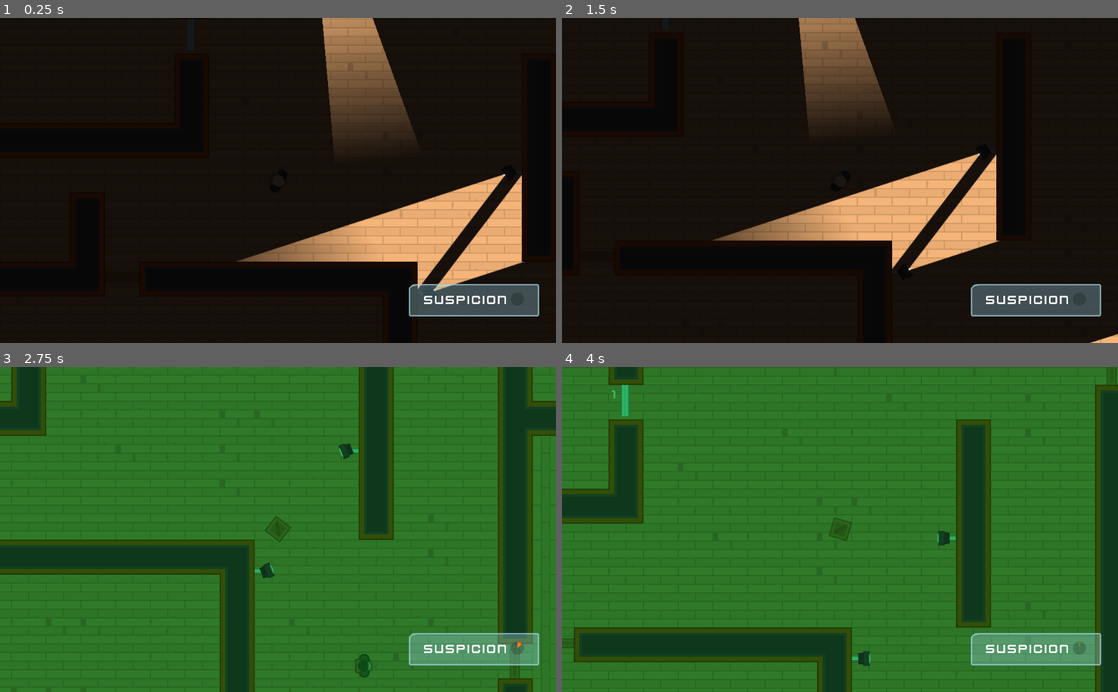
Above: before the commit, frames 1-4 (two rows, left to right).
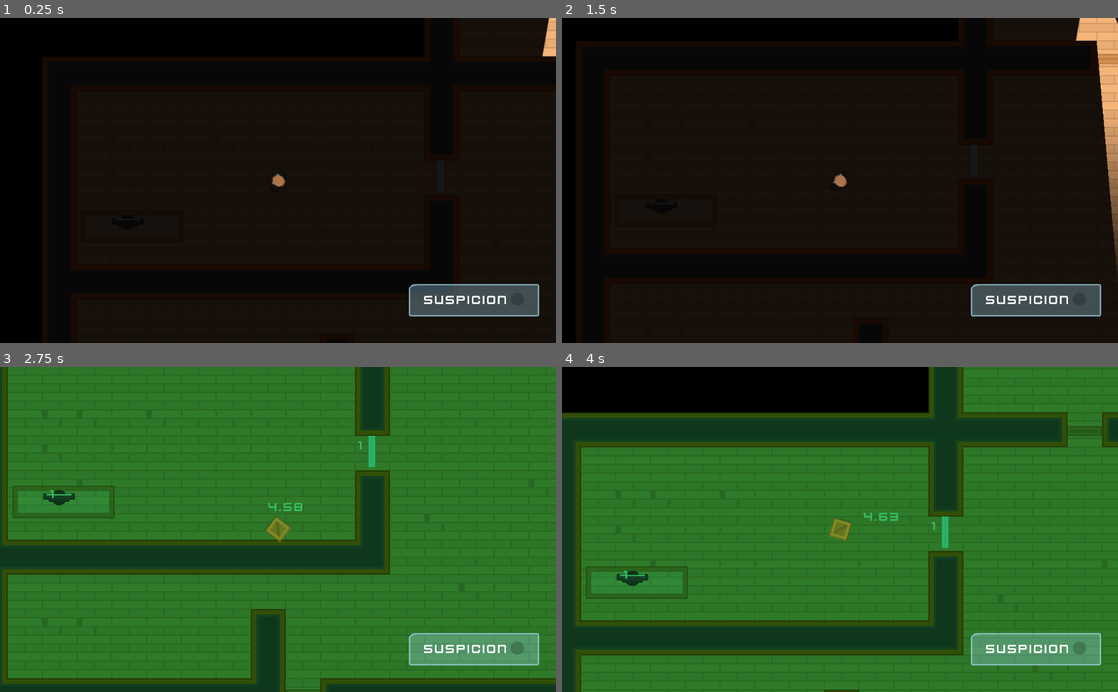
Above: after the commit, the same moments.

Repository: adam-spice/espionage_inc
Game: Godot game, scene res://Levels/Level1.tscn
Two runs of this game, one before a commit and one after it. Both use one fixed random seed, a clock stepped at 60 frames per second and the inputs below.
Inputs (mouse positions are in pixels of both pictures, inside the frame that each line leads up to):
- Up to frame 1 (0.25 s): no input
- Up to frame 2 (1.5 s): tap Enter at 0.5 s; move the mouse to (684, 278) at 0.52 s; hold D (move_right) 0.53-1.28 s; tap E (toggle_disguise) at 0.6, 1.35 s; click (684, 278) at 0.67 s; move the mouse to (673, 34) at 1.27 s; hold S (move_down) from 1.28 s (still down); click (673, 34) at 1.42 s
- Up to frame 3 (2.75 s): move the mouse to (333, 458) at 2.02 s; release S (move_down) at 2.03 s; hold D (move_right) from 2.03 s (still down); hold Space (toggle_vision_mode) from 2.03 s (still down); tap E (toggle_disguise) at 2.3 s
- Up to frame 4 (4 s): move the mouse to (1073, 662) at 2.77 s; release D (move_right) at 2.78 s; release Space (toggle_vision_mode) at 2.78 s; hold W (move_up) 2.78-3.53 s; tap E (toggle_disguise) at 2.85, 3.6 s; click (1073, 662) at 2.92 s; move the mouse to (1006, 578) at 3.52 s; hold A (move_left) from 3.53 s (still down)

The runs differ from the first frame. In frame 1, 12% of the frame differs, in the area x 33-100%, y 0-84%; in frame 2, 14%; in frame 3, 20%; in frame 4, 40%, in the area x 0-100%, y 0-100%.
Error in both runs: Invalid get index '0' (on base: 'PoolVector2Array'). (res://Characters/NPC/Gaurd.gd:22)

Commit message:
added disguise limit and timer

Diff:
--- a/Characters/Player.gd
+++ b/Characters/Player.gd
@@ -3,16 +3,31 @@
 var motion = Vector2.ZERO
 
 const PLAYER_SPRITE = "res://GFX/PNG/Hitman 1/hitman1_stand.png"
+const PLAYER_LIGHT = "res://GFX/PNG/Hitman 1/hitman1_stand.png"
 const PLAYER_OCCLUDER = "res://Characters/HumanOccluder.tres"
+
 const BOX_SPRITE = "res://GFX/PNG/Tiles/tile_130.png"
+const BOX_LIGHT = "res://GFX/PNG/Tiles/tile_130.png"
 const BOX_OCCLUDER = "res://Characters/BoxOccluder.tres"
 
+var velocity_multiplier = 1
 var disguised = false
+
+export var disguise_duration = 5
+export var disguise_slowdown = 0.25
+export var number_of_disguises = 3
+
+func _ready():
+	reveal()
+	$Timer.wait_time = disguise_duration
+
 
 func _physics_process(_delta):
 	update_movement()
-	move_and_slide(motion)
-
+	move_and_slide(motion * velocity_multiplier)
+	if disguised:
+		$DisguiseLabel.text = str($Timer.time_left).pad_decimals(2)
+		$DisguiseLabel.rect_rotation = -rotation_degrees
 
 func update_movement():
 	look_at(get_global_mouse_position())
@@ -40,17 +55,39 @@
 func toggle_disguise():
 	if(disguised):
 		reveal()
-	else:
+	elif number_of_disguises > 0:
 		disguise()
 
 func reveal():
 	$Sprite.texture = load(PLAYER_SPRITE)
+	$Light2D.texture = load(PLAYER_LIGHT)
 	$LightOccluder2D.occluder = load(PLAYER_OCCLUDER)
+	$DisguiseLabel.visible = false
+	velocity_multiplier = 1
 	disguised = false
 	collision_layer = 1
 
 func disguise():
 	$Sprite.texture = load(BOX_SPRITE)
+	$Light2D.texture = load(BOX_LIGHT)
 	$LightOccluder2D.occluder = load(BOX_OCCLUDER)
+	$DisguiseLabel.visible = true
+	number_of_disguises -= 1
+	velocity_multiplier = disguise_slowdown
 	disguised = true
 	collision_layer = 16
+	$Timer.start()
+
+
+
+
+
+
+
+
+
+
+
+
+func _on_Timer_timeout():
+	reveal()
--- a/Characters/Player.tscn
+++ b/Characters/Player.tscn
@@ -1,8 +1,9 @@
-[gd_scene load_steps=4 format=2]
+[gd_scene load_steps=5 format=2]
 
 [ext_resource path="res://Characters/TemplateCharacter.tscn" type="PackedScene" id=1]
 [ext_resource path="res://GFX/PNG/Hitman 1/hitman1_stand.png" type="Texture" id=2]
 [ext_resource path="res://Characters/Player.gd" type="Script" id=3]
+[ext_resource path="res://Interface/Theme.tres" type="Theme" id=4]
 
 [node name="Player" instance=ExtResource( 1 )]
 collision_mask = 30
@@ -11,3 +12,22 @@
 [node name="Sprite" parent="." index="0"]
 position = Vector2( 0.166855, -0.667418 )
 texture = ExtResource( 2 )
+
+[node name="Light2D" type="Light2D" parent="." index="3"]
+texture = ExtResource( 2 )
+energy = 0.75
+
+[node name="Timer" type="Timer" parent="." index="4"]
+one_shot = true
+
+[node name="DisguiseLabel" type="Label" parent="." index="5"]
+margin_left = 32.0
+margin_top = -48.0
+margin_right = 100.0
+margin_bottom = -21.0
+theme = ExtResource( 4 )
+text = "0.00"
+__meta__ = {
+"_edit_use_anchors_": false
+}
+[connection signal="timeout" from="Timer" to="." method="_on_Timer_timeout"]
--- a/Levels/Level1.tscn
+++ b/Levels/Level1.tscn
@@ -47,7 +47,7 @@
 tile_data = PoolIntArray( -131084, 2, 0, -131083, 3, 0, -131082, 4, 0, 65551, 1610612740, 0, 65552, 1610612739, 0, 65553, 1610612739, 0, 65554, 1610612739, 0, 65555, 1610612738, 0, 393232, 1, 0 )
 
 [node name="Player" parent="." index="1"]
-position = Vector2( 56.8112, 16.4217 )
+position = Vector2( -403.412, -245.204 )
 
 [node name="SecCamera" parent="Cameras" index="0" instance=ExtResource( 2 )]
 position = Vector2( 329.914, 223.47 )
